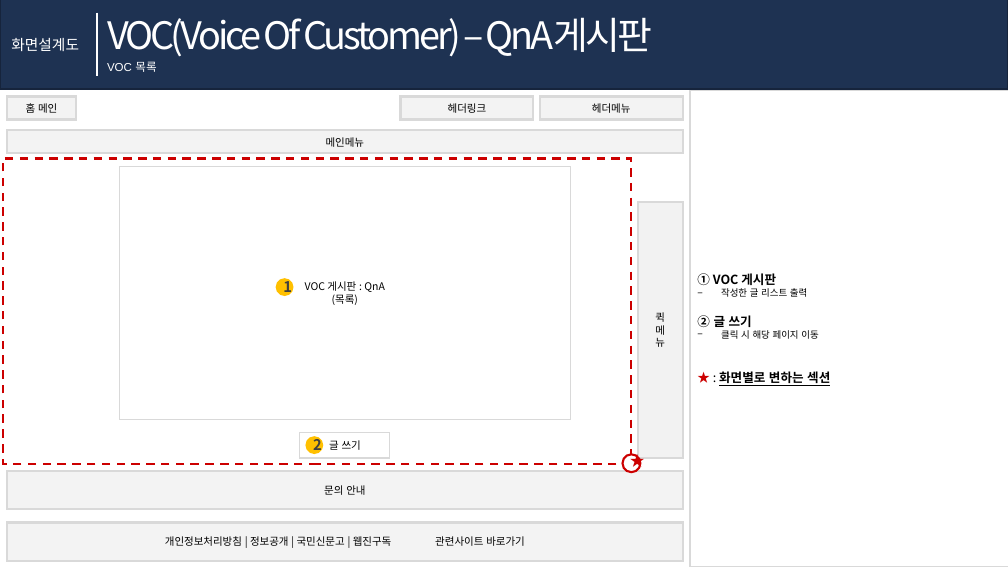
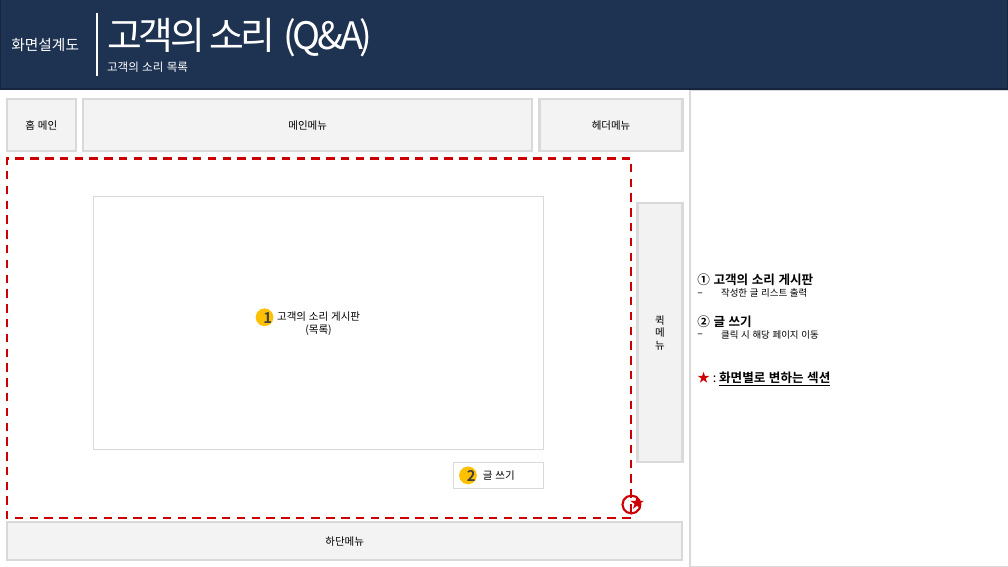
Before and after one commit to HTKzz/HALO, a slide deck: slide 14 of 프로젝트/설계 단계 계획서/ACC_화면정의서.pptx (slide 13 before the commit). Drawn at 1008x567 pixels with LibreOffice and Linux fonts; fonts in the diff are those of the drawing. Boxes give left, top, right and bottom in pixels: in the first picture for what was removed or moved away, otherwise in the second. Text is boxed around its words. In the diff, an @@ line names an element or a change of style, - is before the commit and + after.

```diff
--- a/프로젝트/설계 단계 계획서/ACC_화면정의서.pptx
+++ b/프로젝트/설계 단계 계획서/ACC_화면정의서.pptx
@@ text at [107,17,373,57]: text changed @@
-VOC(Voice Of Customer) – QnA게시판
+고객의 소리 (Q&A)
@@ text at [107,61,188,72]: text changed @@
-VOC 목록
+고객의 소리 목록
@@ rectangle "홈 메인": place and size @@
-rectangle "홈 메인" at [7,97,76,119]
+rectangle "홈 메인" at [7,99,76,152]
@@ rectangle "메인메뉴": place and size @@
-rectangle "메인메뉴" at [7,130,683,153]
+rectangle "메인메뉴" at [83,99,532,151]
@@ rectangle removed at [401,97,534,119] @@
-헤더링크
@@ rectangle "헤더메뉴": place and size @@
-rectangle "헤더메뉴" at [540,97,683,119]
+rectangle "헤더메뉴" at [540,99,683,151]
@@ rectangle: place and size @@
-rectangle at [3,159,631,464]
+rectangle at [7,159,631,519]
@@ rectangle "고객의 소리 게시판": place and size @@
-rectangle "고객의 소리 게시판" at [119,166,570,420]
+rectangle "고객의 소리 게시판" at [94,197,544,450]
@@ rectangle "퀵": place and size @@
-rectangle "퀵" at [637,202,683,458]
+rectangle "퀵" at [637,203,683,462]
@@ text in rectangle at [697,273,814,285]: text changed @@
-① VOC 게시판
+① 고객의 소리 게시판
@@ ellipse "1": place and size @@
-ellipse "1" at [276,278,294,296]
+ellipse "1" at [256,309,274,327]
@@ text in rectangle at [277,311,360,321]: text changed @@
-VOC 게시판 : QnA
+고객의 소리 게시판
@@ rectangle "글 쓰기": place and size @@
-rectangle "글 쓰기" at [300,433,390,458]
+rectangle "글 쓰기" at [454,463,544,488]
@@ ellipse "2": place and size @@
-ellipse "2" at [306,436,324,454]
+ellipse "2" at [459,467,477,485]
@@ ellipse: place and size @@
-ellipse at [622,454,640,473]
+ellipse at [622,496,640,514]
@@ text "★": place and size @@
-text "★" at [622,448,640,474]
+text "★" at [622,490,640,516]
@@ rectangle "하단메뉴": place and size @@
-rectangle "하단메뉴" at [7,471,683,510]
+rectangle "하단메뉴" at [7,522,683,560]
@@ rectangle removed at [7,523,683,561] @@
-개인정보처리방침 | 정보공개 | 국민신문고 | 웹진구독 관련사이트 바로가기
@@ text in rectangle at [325,536,364,546]: text changed @@
-문의 안내
+하단메뉴
```
Also in this commit, not shown: 24 other slides changed, 3 slides added, 10 slides removed, 19 other files.
